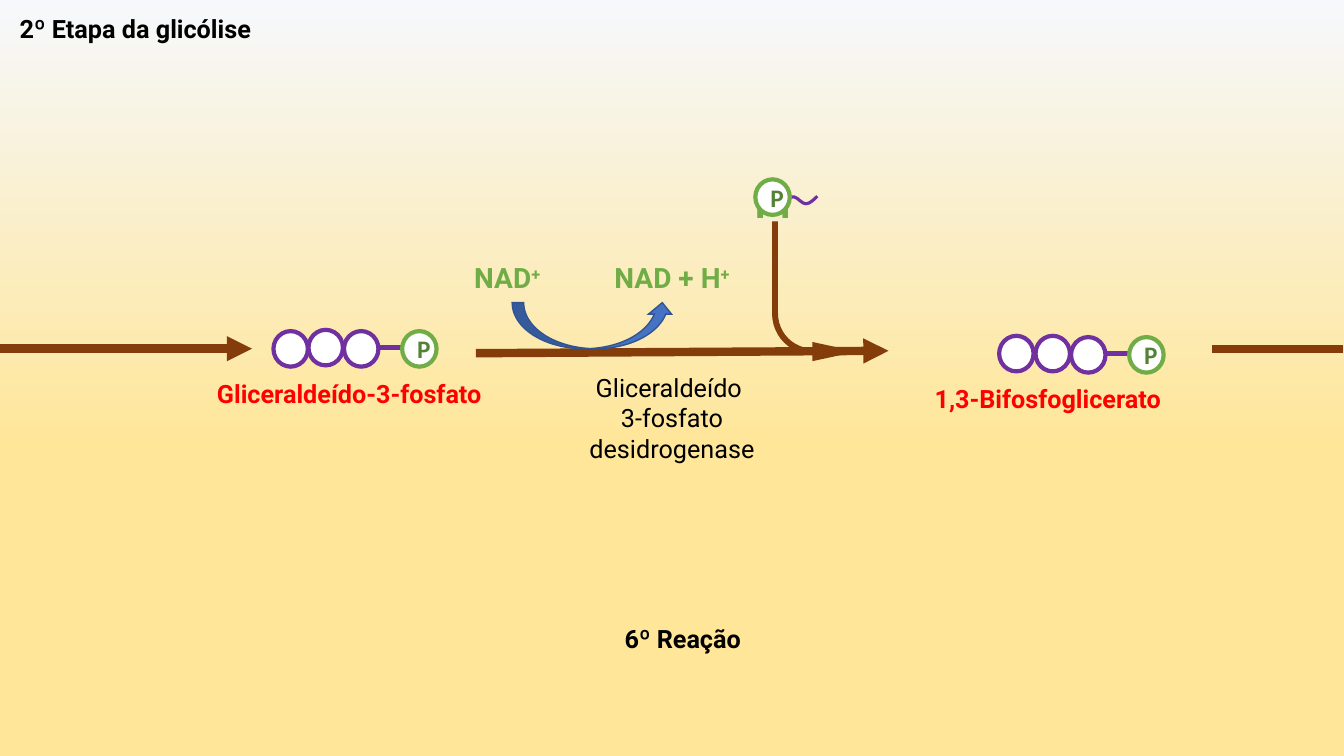
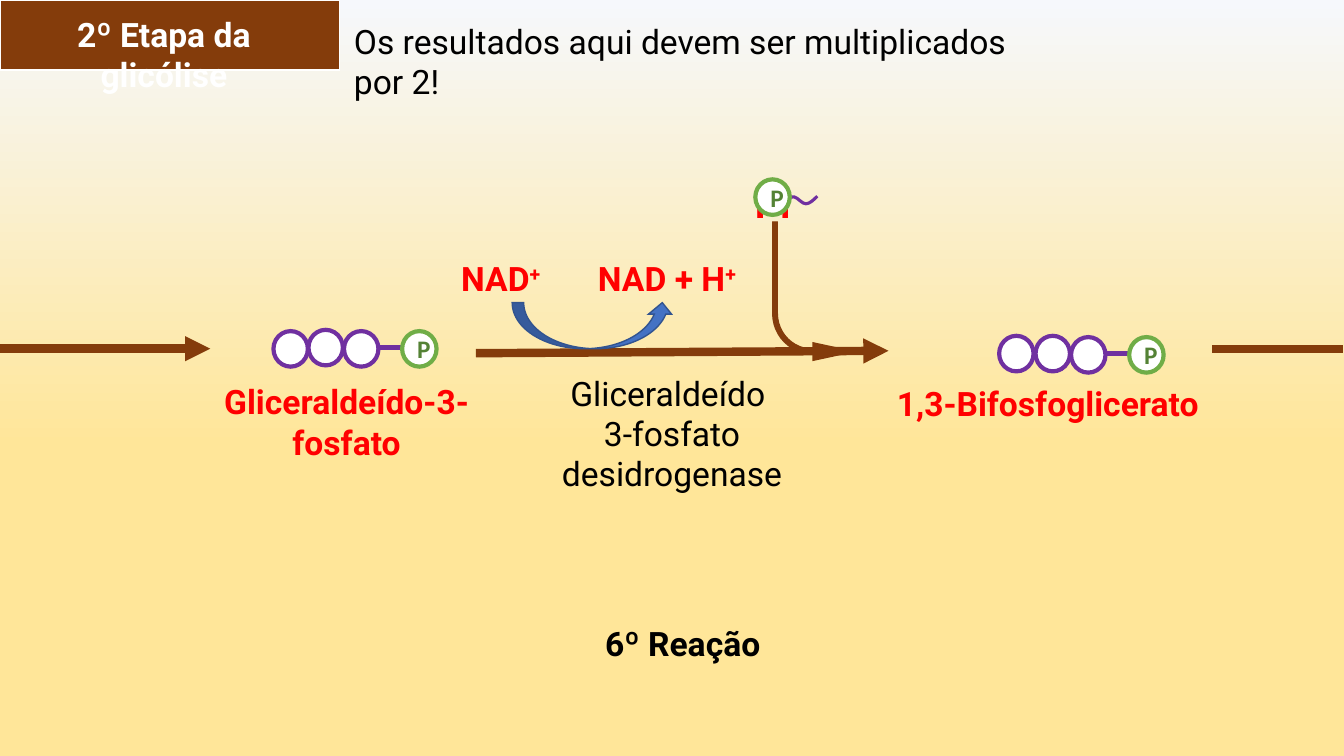
Before and after one commit to daniloasdotcom/Bioquimica-com-Danilo, a slide deck: slide 10 of static/aulas/glicolise.pptx. Drawn at 1344x756 pixels with LibreOffice and Linux fonts; fonts in the diff are those of the drawing. Boxes give left, top, right and bottom in pixels: in the first picture for what was removed or moved away, otherwise in the second. Text is boxed around its words. In the diff, an @@ line names an element or a change of style, - is before the commit and + after.

```diff
--- a/static/aulas/glicolise.pptx
+++ b/static/aulas/glicolise.pptx
@@ text "2º Etapa da glicólise" at box(77, 21, 251, 69): size 18 to 24 pt, text colour #000000 to #FFFFFF @@
@@ rectangle added at box(0, 0, 340, 70), fill #843C0B, outline #FFFFFF 1 pt @@
@@ text added at box(354, 28, 1006, 101), 24 pt, text #000000 @@
+Os resultados aqui devem ser multiplicados por 2!
@@ text "Pi" at box(755, 182, 791, 228): text colour #70AD47 to #FF0000 @@
@@ text "NAD+" at box(461, 267, 529, 291): size 20 to 24 pt, text colour #70AD47 to #FF0000 @@
@@ text "NAD+": place and size @@
-text "NAD+" at box(474, 268, 531, 288)
+text "NAD+" at box(461, 267, 529, 291)
@@ text "NAD + H+": place and size @@
-text "NAD + H+" at box(614, 268, 721, 288)
+text "NAD + H+" at box(598, 267, 725, 291)
@@ text "NAD + H+" at box(598, 267, 725, 291): size 20 to 24 pt, text colour #70AD47 to #FF0000 @@
@@ arrow moved from (0, 349) - (252, 349) to (0, 349) - (211, 349) @@
@@ text "Gliceraldeído-3-fosfato": place and size @@
-text "Gliceraldeído-3-fosfato" at box(217, 384, 481, 404)
+text "Gliceraldeído-3-fosfato" at box(224, 388, 469, 456)
@@ size 18 to 24 pt in 4 elements at box(897, 390, 1199, 423), box(605, 631, 760, 664), box(224, 388, 469, 456), box(562, 380, 782, 493) @@
```
Also in this commit, not shown: 18 other slides changed, 1 other file.
